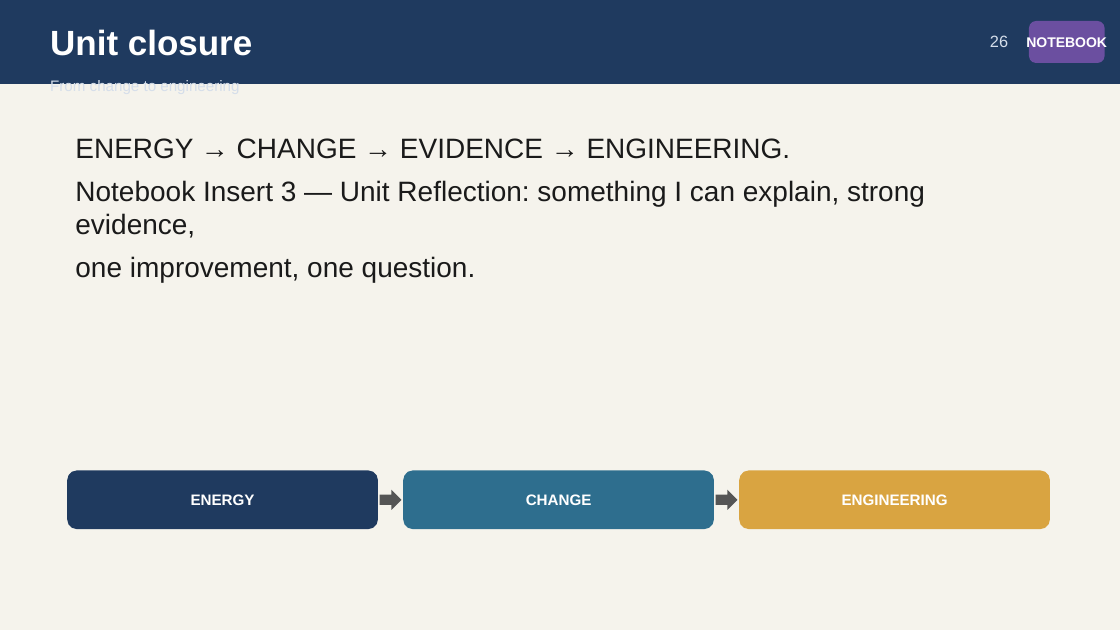
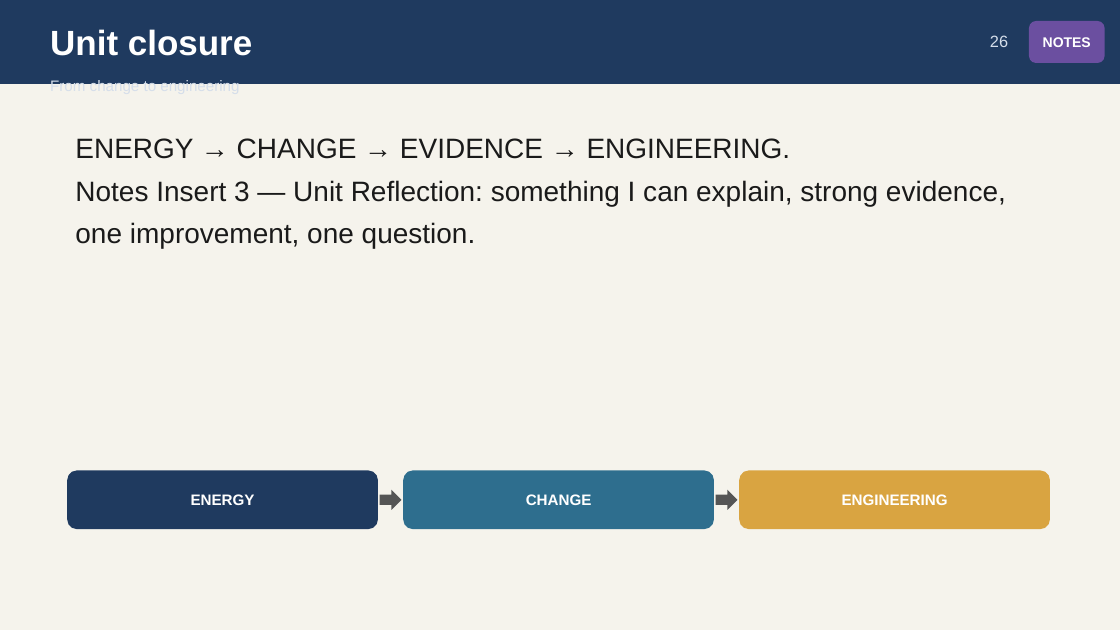
Before and after one commit to owenreagan-cyber/grade-4-energy-transfer-transformation, a slide deck: slide 26 of production/releases/chapter-07/07-ch7-edison-unit-synthesis-slides.pptx. Drawn at 1120x630 pixels with LibreOffice and Linux fonts; fonts in the diff are those of the drawing. Boxes give left, top, right and bottom in pixels: in the first picture for what was removed or moved away, otherwise in the second. Text is boxed around its words. In the diff, an @@ line names an element or a change of style, - is before the commit and + after.

```diff
--- a/production/releases/chapter-07/07-ch7-edison-unit-synthesis-slides.pptx
+++ b/production/releases/chapter-07/07-ch7-edison-unit-synthesis-slides.pptx
@@ text in rounded rectangle at box(1043, 37, 1091, 47): text changed @@
-NOTEBOOK
+NOTES
@@ text at box(75, 180, 1006, 206): text changed @@
-Notebook Insert 3 — Unit Reflection: something I can explain, strong evidence,
+Notes Insert 3 — Unit Reflection: something I can explain, strong evidence,
```
Also in this commit, not shown: 3 other slides changed, 10 other files.
